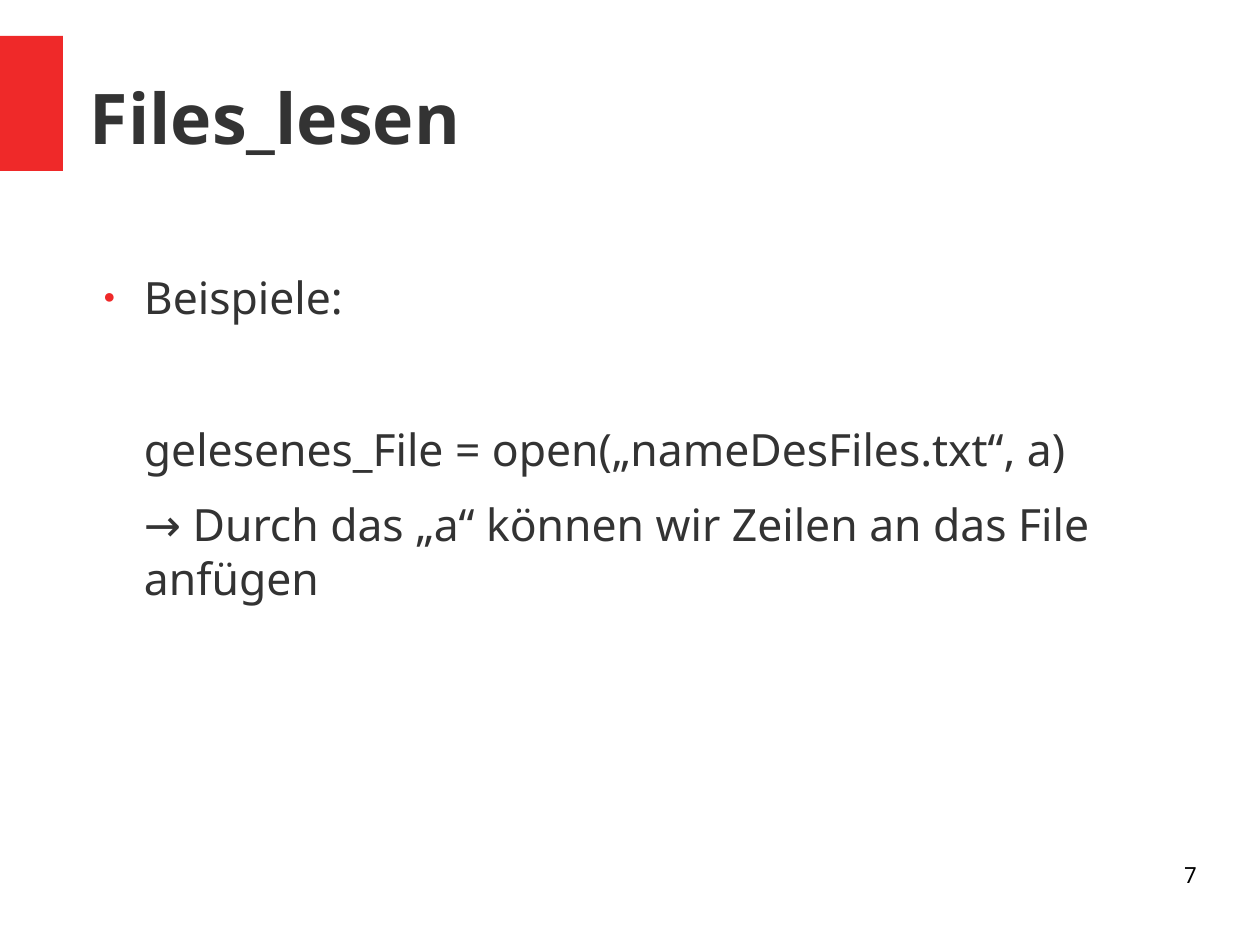
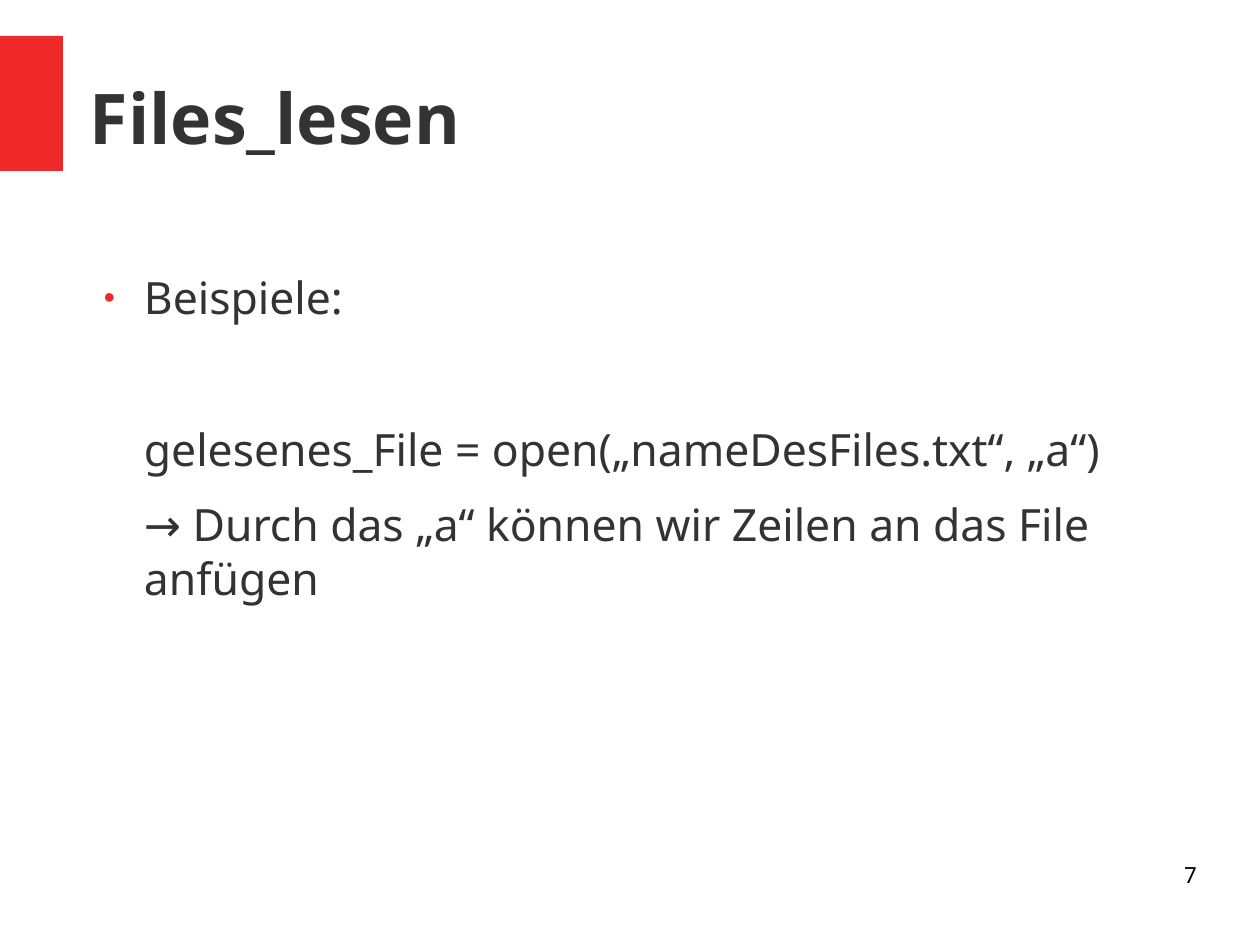
Before and after one commit to MasterLeader09/MinecraftOnMondayHSHL, a slide deck: slide 7 of Theorie/8. Files_lesen.odp. Drawn at 1260x945 pixels with LibreOffice and Linux fonts; fonts in the diff are those of the drawing. Boxes give left, top, right and bottom in pixels: in the first picture for what was removed or moved away, otherwise in the second. Text is boxed around its words. In the diff, an @@ line names an element or a change of style, - is before the commit and + after.

Commit message:
Files_lesen berichtigt

```diff
--- a/Theorie/8. Files_lesen.odp
+++ b/Theorie/8. Files_lesen.odp
@@ text at bbox=[144, 432, 1100, 477]: text changed @@
-gelesenes_File = open(„nameDesFiles.txt“, a)
+gelesenes_File = open(„nameDesFiles.txt“, „a“)
```
Also in this commit, not shown: 4 other slides changed.
